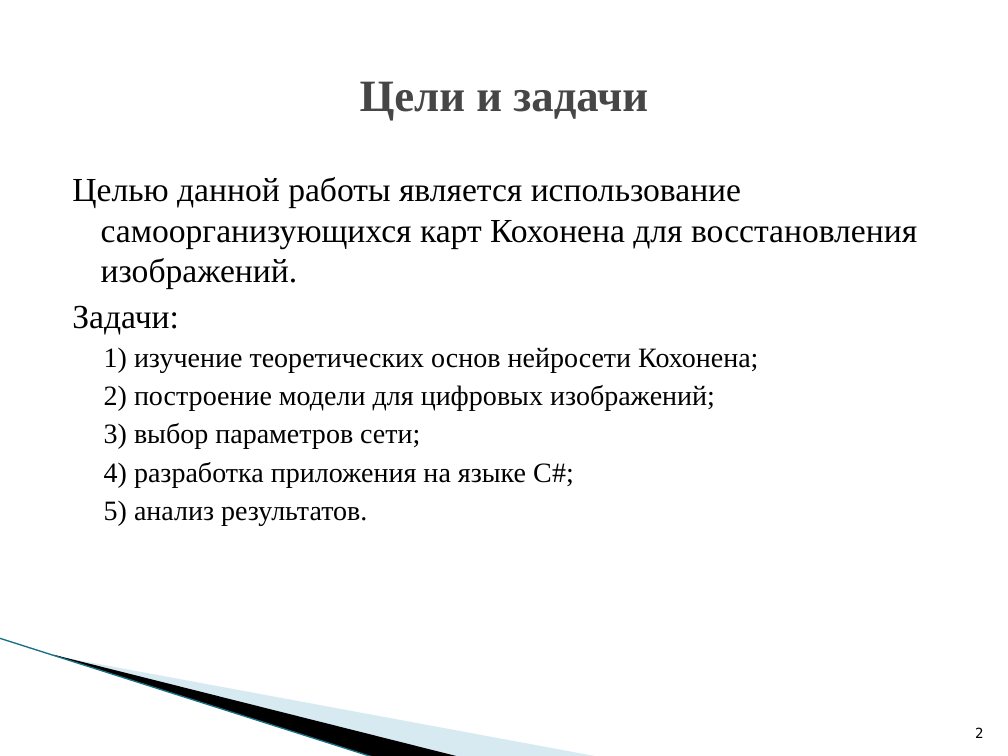
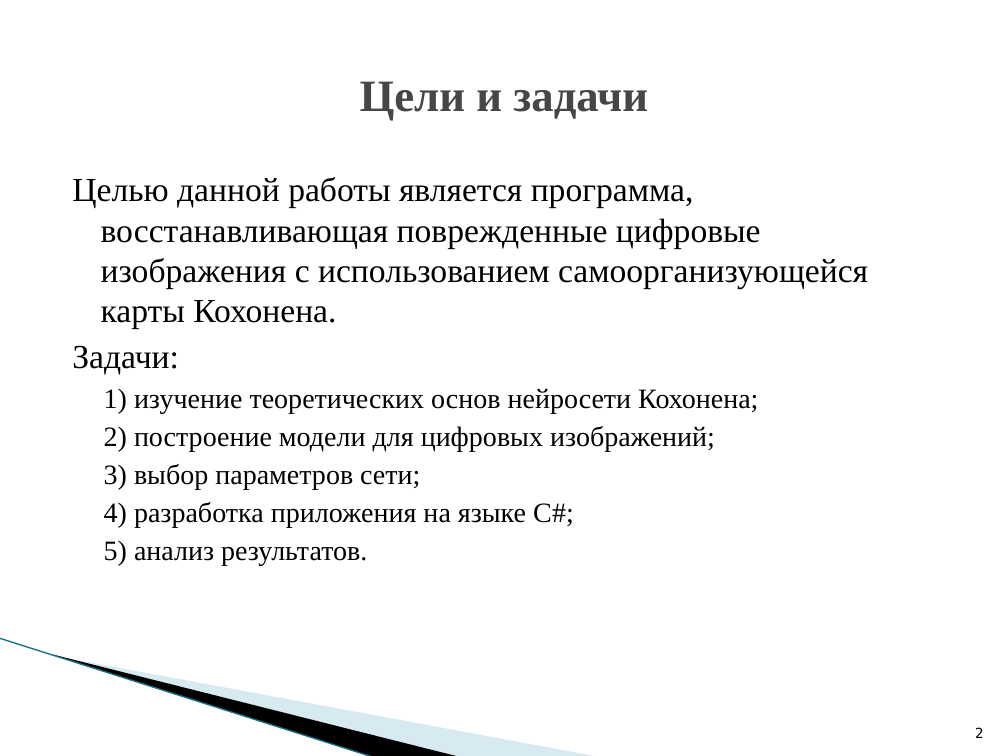
Before and after one commit to Meteshov/mygarduate, a slide deck: slide 2 of presentation/Meteshov.pptx. Drawn at 1008x756 pixels with LibreOffice and Linux fonts; fonts in the diff are those of the drawing; background and template pictures are left out. Boxes give left, top, right and bottom in pixels: in the first picture for what was removed or moved away, otherwise in the second. Text is boxed around its words. In the diff, an @@ line names an element or a change of style, - is before the commit and + after.

```diff
--- a/presentation/Meteshov.pptx
+++ b/presentation/Meteshov.pptx
@@ text at box(72, 177, 868, 329): text changed @@
-Целью данной работы является использование самоорганизующихся карт Кохонена для восстановления изображений.
+Целью данной работы является программа, восстанавливающая поврежденные цифровые изображения с использованием самоорганизующейся карты Кохонена.
```
Also in this commit, not shown: 3 other slides changed, 8 slides added, 3 slides removed, 28 other files.
